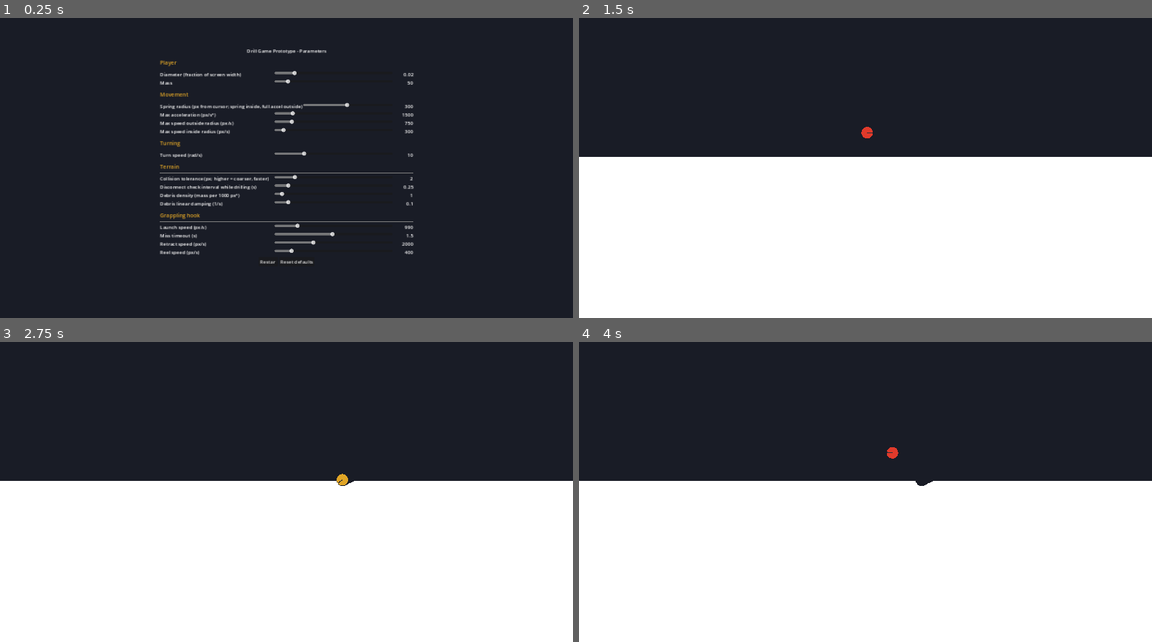
Above: before the commit, frames 1-4 (two rows, left to right).
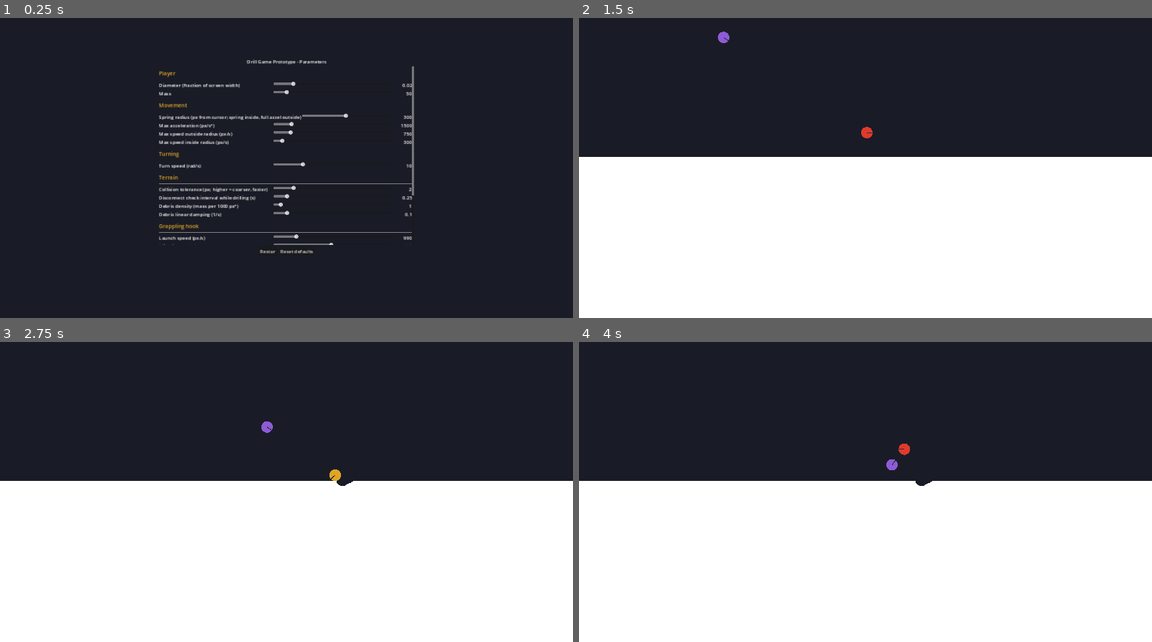
Above: after the commit, the same moments.

Repository: ooooonnnnn/Drill-Game-Prototypes
Game: Godot game, scene res://scenes/menu.tscn
Two runs of this game, one before a commit and one after it. Both use one fixed random seed, a clock stepped at 60 frames per second and the inputs below.
Inputs (mouse positions are in pixels of both pictures, inside the frame that each line leads up to):
- Up to frame 1 (0.25 s): no input
- Up to frame 2 (1.5 s): click "Restart" at 0.5 s; move the mouse to (991, 141) at 1.27 s; click (991, 141) at 1.42 s
- Up to frame 3 (2.75 s): drag from (171, 498) to (257, 546) at 2.02 s
- Up to frame 4 (4 s): move the mouse to (922, 411) at 2.77 s; click (922, 411) at 2.92 s; drag from (836, 546) to (693, 432) at 3.52 s

The runs differ from the first frame. In frame 1, 5.3% of the frame differs, in the area x 27-73%, y 10-82%; in frame 2, less than 0.1%; in frame 3, 0.2%; in frame 4, 0.2%.

Commit message:
enemy with contact hit - does knockback

Diff:
--- /dev/null
+++ b/scenes/enemy.tscn
@@ -0,0 +1,11 @@
+[gd_scene load_steps=2 format=3]
+
+[ext_resource type="Script" path="res://scripts/enemy.gd" id="1"]
+
+[node name="Enemy" type="CharacterBody2D"]
+collision_layer = 8
+collision_mask = 7
+motion_mode = 1
+script = ExtResource("1")
+
+[node name="CollisionShape2D" type="CollisionShape2D" parent="."]
--- a/scenes/game.tscn
+++ b/scenes/game.tscn
@@ -1,8 +1,9 @@
-[gd_scene load_steps=4 format=3]
+[gd_scene load_steps=5 format=3]
 
 [ext_resource type="Script" path="res://scripts/game.gd" id="1"]
 [ext_resource type="PackedScene" path="res://scenes/player.tscn" id="2"]
 [ext_resource type="PackedScene" path="res://scenes/terrain.tscn" id="3"]
+[ext_resource type="PackedScene" path="res://scenes/enemy.tscn" id="4"]
 
 [node name="Game" type="Node2D"]
 script = ExtResource("1")
@@ -11,3 +12,6 @@
 player = NodePath("../Player")
 
 [node name="Player" parent="." instance=ExtResource("2")]
+
+[node name="Enemy" parent="." node_paths=PackedStringArray("player") instance=ExtResource("4")]
+player = NodePath("../Player")
--- a/scenes/menu.tscn
+++ b/scenes/menu.tscn
@@ -27,8 +27,14 @@
 text = "Drill Game Prototype - Parameters"
 horizontal_alignment = 1
 
-[node name="Rows" type="VBoxContainer" parent="Center/VBox"]
+[node name="Scroll" type="ScrollContainer" parent="Center/VBox"]
+custom_minimum_size = Vector2(0, 600)
 layout_mode = 2
+horizontal_scroll_mode = 0
+
+[node name="Rows" type="VBoxContainer" parent="Center/VBox/Scroll"]
+layout_mode = 2
+size_flags_horizontal = 3
 
 [node name="Buttons" type="HBoxContainer" parent="Center/VBox"]
 layout_mode = 2
--- /dev/null
+++ b/scripts/enemy.gd
@@ -0,0 +1,53 @@
+extends FloatingBody
+## Basic enemy: accelerates straight at the player at a constant
+## Params.enemy_max_accel, its speed limited by linear friction to
+## Params.enemy_max_speed (like the player outside its spring radius). When it
+## touches the player, an impulse along the line between them sets them
+## separating at Params.enemy_knockback, split between the two by mass.
+
+const BODY_COLOR := Color("8e5bd6")
+const START_POSITION_FRACTION := Vector2(0.15, 0.1) ## spawn point as a fraction of the screen
+
+@export var player: FloatingBody
+
+
+func _ready() -> void:
+	super()
+	global_position = get_viewport_rect().size * START_POSITION_FRACTION
+
+
+func get_mass() -> float:
+	return Params.enemy_mass
+
+
+func body_color() -> Color:
+	return BODY_COLOR
+
+
+func _physics_process(delta: float) -> void:
+	var to_player := player.global_position - global_position
+	var distance := to_player.length()
+	var direction := to_player / distance if distance > 0.0 else Vector2.ZERO
+	var friction := Params.enemy_max_accel / Params.enemy_max_speed
+	_accelerate_with_friction(direction * Params.enemy_max_accel, friction, delta)
+	_move_and_slide_along_surfaces(delta)
+
+	if distance > radius:
+		rotation = rotate_toward(rotation, to_player.angle(), Params.turn_speed * delta)
+
+
+func _bumped(other: FloatingBody) -> void:
+	if other != player:
+		return
+	var offset := player.global_position - global_position
+	var distance := offset.length()
+	if distance == 0.0:
+		return
+	var n := offset / distance # from the enemy towards the player
+	var separating_speed := (player.velocity - velocity).dot(n)
+	if separating_speed >= Params.enemy_knockback:
+		return
+	var impulse := (Params.enemy_knockback - separating_speed) \
+			/ (1.0 / get_mass() + 1.0 / player.get_mass())
+	velocity -= n * (impulse / get_mass())
+	player.velocity += n * (impulse / player.get_mass())
--- /dev/null
+++ b/scripts/floating_body.gd
@@ -0,0 +1,95 @@
+class_name FloatingBody
+extends CharacterBody2D
+## Shared base for the player and enemies: a zero-gravity disc (sized by
+## Params.size_fraction, drawn with a nose showing its facing) that is driven
+## against linear friction, slides along terrain and shoves debris.
+
+const NOSE_COLOR := Color("2b2f3a")
+const PLAYER_LAYER := 1
+const TERRAIN_LAYER := 2
+const DEBRIS_LAYER := 4
+const ENEMY_LAYER := 8
+
+var radius := 20.0
+
+@onready var shape: CollisionShape2D = $CollisionShape2D
+
+
+func _ready() -> void:
+	shape.shape = CircleShape2D.new()
+	Params.changed.connect(_apply_size)
+	_apply_size()
+
+
+## Overridden by subclasses.
+func get_mass() -> float:
+	return 1.0
+
+
+## Overridden by subclasses.
+func body_color() -> Color:
+	return Color.WHITE
+
+
+## Called on both bodies whenever either one runs into the other, so a contact
+## is seen no matter which of them was moving. Overridden by subclasses.
+func _bumped(_other: FloatingBody) -> void:
+	pass
+
+
+func _apply_size() -> void:
+	radius = get_viewport_rect().size.x * Params.size_fraction / 2.0
+	(shape.shape as CircleShape2D).radius = radius
+	queue_redraw()
+
+
+## Integrates dv/dt = drive - friction * v exactly over the step (drive held
+## constant), so a strong friction can't overshoot. Under a steady drive the
+## velocity settles at drive / friction.
+func _accelerate_with_friction(drive: Vector2, friction: float, delta: float) -> void:
+	var terminal := drive / friction
+	velocity = terminal + (velocity - terminal) * exp(-friction * delta)
+
+
+## Replaces move_and_slide(): in floating mode it keeps the velocity component
+## pushing into a surface, and it rescales the slid motion to the full leftover
+## length, so a body pressed against terrain slides at close to full speed and
+## releases its stored-up velocity when it clears the edge. Here the normal
+## component is removed from velocity on every hit and the remainder keeps its
+## natural (projected) length.
+func _move_and_slide_along_surfaces(delta: float) -> void:
+	var motion := velocity * delta
+	for i in 4:
+		var collision := move_and_collide(motion)
+		if collision == null:
+			return
+		var normal := collision.get_normal()
+		var collider := collision.get_collider()
+		if collider is RigidBody2D:
+			_push_debris(collider, collision)
+		else:
+			velocity = velocity.slide(normal)
+			if collider is FloatingBody:
+				_bumped(collider)
+				collider._bumped(self)
+		motion = collision.get_remainder().slide(normal)
+		if motion.length_squared() < 0.0001:
+			return
+
+
+## Perfectly inelastic collision with a rigid body: both end up moving at the
+## same speed along the contact normal, with momentum shared by mass.
+func _push_debris(debris: RigidBody2D, collision: KinematicCollision2D) -> void:
+	var normal := collision.get_normal() # points from the debris towards this body
+	var closing_speed := (velocity - debris.linear_velocity).dot(-normal)
+	if closing_speed <= 0.0:
+		return
+	var impulse := closing_speed / (1.0 / get_mass() + 1.0 / debris.mass)
+	debris.apply_impulse(-normal * impulse, collision.get_position() - debris.global_position)
+	velocity += normal * (impulse / get_mass())
+
+
+func _draw() -> void:
+	draw_circle(Vector2.ZERO, radius, body_color())
+	# Nose shows facing direction (+X is forward).
+	draw_line(Vector2.ZERO, Vector2(radius, 0.0), NOSE_COLOR, maxf(2.0, radius * 0.15))
--- a/scripts/grappling_hook.gd
+++ b/scripts/grappling_hook.gd
@@ -1,21 +1,20 @@
 extends Node2D
 ## Grappling hook, fired with the right mouse button towards the cursor.
 ##
-## The hook flies in a straight line (zero gravity). If it hits terrain or
-## debris it attaches; otherwise it retracts after Params.hook_timeout, or
+## The hook flies in a straight line (zero gravity). If it hits terrain,
+## debris or an enemy it attaches; otherwise it retracts after Params.hook_timeout, or
 ## sooner if RMB is pressed again while it is still in flight. While
 ## attached the rope has a desired length (the distance at attach time) and
 ## only pulls: the player feels nothing while closer than that. Tapping RMB
 ## while attached releases the hook; holding it reels the rope in, shortening
-## the desired length. Debris the hook hangs on is pulled too, sharing momentum
-## with the player by mass.
+## the desired length. Debris or an enemy the hook hangs on is pulled too,
+## sharing momentum with the player by mass.
 ##
 ## Lives as a top_level child of the player, so it draws in global space.
 
 enum State { IDLE, FLYING, ATTACHED, RETRACTING }
 
-const TERRAIN_LAYER := 2
-const DEBRIS_LAYER := 4
+const GRAPPLE_MASK := FloatingBody.TERRAIN_LAYER | FloatingBody.DEBRIS_LAYER | FloatingBody.ENEMY_LAYER
 const MASS_RATIO := 0.1 ## hook mass as a fraction of the player's
 const TAP_TIME := 0.2 ## RMB released sooner than this while attached counts as a tap (release)
 const ANCHOR_MISSES := 3 ## frames with nothing solid under the hook before it lets go
@@ -54,6 +53,8 @@
 
 
 func anchor_position() -> Vector2:
+	if _anchor_body is FloatingBody:
+		return _anchor_body.global_position + _anchor_local
 	return _anchor_body.to_global(_anchor_local)
 
 
@@ -106,7 +107,7 @@
 func _fly(delta: float) -> void:
 	_timer += delta
 	var next := _pos + _vel * delta
-	var query := PhysicsRayQueryParameters2D.create(_pos, next, TERRAIN_LAYER | DEBRIS_LAYER)
+	var query := PhysicsRayQueryParameters2D.create(_pos, next, GRAPPLE_MASK)
 	var hit := get_world_2d().direct_space_state.intersect_ray(query)
 	if hit.is_empty():
 		_pos = next
@@ -115,16 +116,20 @@
 		return
 
 	_pos = hit["position"]
-	var debris := hit["collider"] as RigidBody2D
-	if debris != null:
-		debris.apply_impulse(_vel * hook_mass(), _pos - debris.global_position)
-	_attach(hit["collider"])
+	var collider: CollisionObject2D = hit["collider"]
+	if collider is RigidBody2D:
+		collider.apply_impulse(_vel * hook_mass(), _pos - collider.global_position)
+	elif collider is FloatingBody:
+		collider.velocity += _vel * (hook_mass() / collider.get_mass())
+	_attach(collider)
 	rope_length = _player.global_position.distance_to(_pos)
 
 
+## On an enemy the attachment point keeps its offset from the center but
+## ignores the enemy's rotation, which only shows where it is facing.
 func _attach(body: CollisionObject2D) -> void:
 	_anchor_body = body
-	_anchor_local = body.to_local(_pos)
+	_anchor_local = _pos - body.global_position if body is FloatingBody else body.to_local(_pos)
 	_anchor_misses = 0
 	state = State.ATTACHED
 
@@ -142,7 +147,7 @@
 	var query := PhysicsShapeQueryParameters2D.new()
 	query.shape = _probe
 	query.transform = Transform2D(0.0, _pos)
-	query.collision_mask = TERRAIN_LAYER | DEBRIS_LAYER
+	query.collision_mask = GRAPPLE_MASK
 	var hits := get_world_2d().direct_space_state.intersect_shape(query, 8)
 	if hits.is_empty():
 		# Freshly rebuilt shapes can take a frame to show up in queries.
@@ -184,7 +189,8 @@
 ## Called by the player before it moves. If this frame's motion would carry the
 ## player past the rope's desired length, an impulse along the rope cuts the
 ## separating speed to exactly what reaches that length (pulling in any
-## stretch, e.g. from reeling). It is shared with debris the hook is on. Slack
+## stretch, e.g. from reeling). It is shared with debris or an enemy the hook
+## is on. Slack
 ## rope that stays slack does nothing.
 func apply_rope(delta: float) -> void:
 	if state != State.ATTACHED or not is_instance_valid(_anchor_body):
@@ -207,6 +213,10 @@
 		if debris.inertia > 0.0:
 			inv_mass += pow(arm.cross(n), 2.0) / debris.inertia
 		anchor_vel = debris.linear_velocity + debris.angular_velocity * Vector2(-arm.y, arm.x)
+	var enemy := _anchor_body as FloatingBody
+	if enemy != null:
+		inv_mass += 1.0 / enemy.get_mass()
+		anchor_vel = enemy.velocity
 
 	var target := (rope_length - dist) / delta # separating speed that ends this frame at rope_length
 	var speed := (_player.velocity - anchor_vel).dot(n)
@@ -216,6 +226,8 @@
 	_player.velocity -= n * (impulse / Params.player_mass)
 	if debris != null:
 		debris.apply_impulse(n * impulse, anchor - debris.global_position)
+	if enemy != null:
+		enemy.velocity += n * (impulse / enemy.get_mass())
 
 
 func _draw() -> void:
--- a/scripts/menu.gd
+++ b/scripts/menu.gd
@@ -1,5 +1,6 @@
 extends Control
-## Parameter menu screen: sliders grouped by Params.CATEGORIES.
+## Parameter menu screen: sliders grouped by Params.CATEGORIES, in a vertically
+## scrolling list.
 ## "Restart" opens the game scene with the current parameters.
 
 const GAME_SCENE := "res://scenes/game.tscn"
@@ -8,7 +9,7 @@
 const VALUE_WIDTH := 64
 const HEADER_COLOR := Color("e0a526")
 
-@onready var rows: VBoxContainer = $Center/VBox/Rows
+@onready var rows: VBoxContainer = $Center/VBox/Scroll/Rows
 @onready var restart_button: Button = $Center/VBox/Buttons/Restart
 @onready var defaults_button: Button = $Center/VBox/Buttons/Defaults
 
--- a/scripts/params.gd
+++ b/scripts/params.gd
@@ -20,6 +20,10 @@
 	"hook_timeout": [1.5, 0.05, 3.0, 0.05, "Miss timeout (s)"],
 	"hook_retract_speed": [2000.0, 100.0, 6000.0, 10.0, "Retract speed (px/s)"],
 	"hook_reel_speed": [400.0, 10.0, 3000.0, 10.0, "Reel speed (px/s)"],
+	"enemy_mass": [50.0, 1.0, 500.0, 1.0, "Mass"],
+	"enemy_max_accel": [800.0, 10.0, 10000.0, 10.0, "Max acceleration (px/s²)"],
+	"enemy_max_speed": [400.0, 10.0, 5000.0, 10.0, "Max speed (px/s)"],
+	"enemy_knockback": [800.0, 0.0, 5000.0, 10.0, "Knockback (separation speed on contact, px/s)"],
 }
 
 # Menu sections, in display order: [title, [keys...]]
@@ -29,6 +33,7 @@
 	["Turning", ["turn_speed"]],
 	["Terrain", ["collision_tolerance", "split_interval", "debris_density", "debris_linear_damp"]],
 	["Grappling hook", ["hook_launch_speed", "hook_timeout", "hook_retract_speed", "hook_reel_speed"]],
+	["Enemy", ["enemy_mass", "enemy_max_accel", "enemy_max_speed", "enemy_knockback"]],
 ]
 
 var size_fraction: float
@@ -46,6 +51,10 @@
 var hook_timeout: float
 var hook_retract_speed: float
 var hook_reel_speed: float
+var enemy_mass: float
+var enemy_max_accel: float
+var enemy_max_speed: float
+var enemy_knockback: float
 
 
 func _init() -> void:
--- a/scripts/player.gd
+++ b/scripts/player.gd
@@ -1,4 +1,4 @@
-extends CharacterBody2D
+extends FloatingBody
 ## Side-view, zero-gravity player, driven towards the mouse cursor. Outside
 ## spring_radius it accelerates at a constant max_accel; inside, a spring pulls
 ## it in, its constant chosen so it gives max_accel at the radius. Speed is
@@ -9,23 +9,15 @@
 
 const BODY_COLOR := Color("e0a526")
 const DRILL_COLOR := Color("e03a2b")
-const NOSE_COLOR := Color("2b2f3a")
-const TERRAIN_LAYER := 2
-const DEBRIS_LAYER := 4
 const START_HEIGHT_FRACTION := 0.1 ## spawn height as a fraction of screen height
 
 var _drilling := false
 
-var radius := 20.0
-
-@onready var shape: CollisionShape2D = $CollisionShape2D
 @onready var hook: Node2D = $GrapplingHook
 
 
 func _ready() -> void:
-	shape.shape = CircleShape2D.new()
-	Params.changed.connect(_apply_size)
-	_apply_size()
+	super()
 	_restart()
 
 
@@ -36,10 +28,12 @@
 	rotation = 0.0
 
 
-func _apply_size() -> void:
-	radius = get_viewport_rect().size.x * Params.size_fraction / 2.0
-	(shape.shape as CircleShape2D).radius = radius
-	queue_redraw()
+func get_mass() -> float:
+	return Params.player_mass
+
+
+func body_color() -> Color:
+	return DRILL_COLOR if _drilling else BODY_COLOR
 
 
 ## The player drills only while the left mouse button is held.
@@ -49,9 +43,9 @@
 
 func _physics_process(delta: float) -> void:
 	# Drilling passes through terrain (the terrain erases itself around the
-	# player); otherwise terrain is solid.
+	# player); otherwise terrain is solid. Enemies are always solid.
 	var drilling := is_drilling()
-	collision_mask = 0 if drilling else TERRAIN_LAYER | DEBRIS_LAYER
+	collision_mask = ENEMY_LAYER if drilling else TERRAIN_LAYER | DEBRIS_LAYER | ENEMY_LAYER
 	if drilling != _drilling:
 		_drilling = drilling
 		queue_redraw()
@@ -70,52 +64,3 @@
 
 	if distance > radius: # no meaningful direction with the cursor over the body
 		rotation = rotate_toward(rotation, to_cursor.angle(), Params.turn_speed * delta)
-
-
-## Integrates dv/dt = drive - friction * v exactly over the step (drive held
-## constant), so a strong friction can't overshoot. Under a steady drive the
-## velocity settles at drive / friction.
-func _accelerate_with_friction(drive: Vector2, friction: float, delta: float) -> void:
-	var terminal := drive / friction
-	velocity = terminal + (velocity - terminal) * exp(-friction * delta)
-
-
-## Replaces move_and_slide(): in floating mode it keeps the velocity component
-## pushing into a surface, and it rescales the slid motion to the full leftover
-## length, so a body pressed against terrain slides at close to full speed and
-## releases its stored-up velocity when it clears the edge. Here the normal
-## component is removed from velocity on every hit and the remainder keeps its
-## natural (projected) length.
-func _move_and_slide_along_surfaces(delta: float) -> void:
-	var motion := velocity * delta
-	for i in 4:
-		var collision := move_and_collide(motion)
-		if collision == null:
-			return
-		var normal := collision.get_normal()
-		var debris := collision.get_collider() as RigidBody2D
-		if debris != null:
-			_push_debris(debris, collision)
-		else:
-			velocity = velocity.slide(normal)
-		motion = collision.get_remainder().slide(normal)
-		if motion.length_squared() < 0.0001:
-			return
-
-
-## Perfectly inelastic collision with a rigid body: both end up moving at the
-## same speed along the contact normal, with momentum shared by mass.
-func _push_debris(debris: RigidBody2D, collision: KinematicCollision2D) -> void:
-	var normal := collision.get_normal() # points from the debris towards the player
-	var closing_speed := (velocity - debris.linear_velocity).dot(-normal)
-	if closing_speed <= 0.0:
-		return
-	var impulse := closing_speed / (1.0 / Params.player_mass + 1.0 / debris.mass)
-	debris.apply_impulse(-normal * impulse, collision.get_position() - debris.global_position)
-	velocity += normal * (impulse / Params.player_mass)
-
-
-func _draw() -> void:
-	draw_circle(Vector2.ZERO, radius, DRILL_COLOR if _drilling else BODY_COLOR)
-	# Nose shows facing direction (+X is forward).
-	draw_line(Vector2.ZERO, Vector2(radius, 0.0), NOSE_COLOR, maxf(2.0, radius * 0.15))
Not shown, added: scripts/enemy.gd.uid
Not shown, added: scripts/floating_body.gd.uid
Not shown, added: scripts/game.gd.uid
